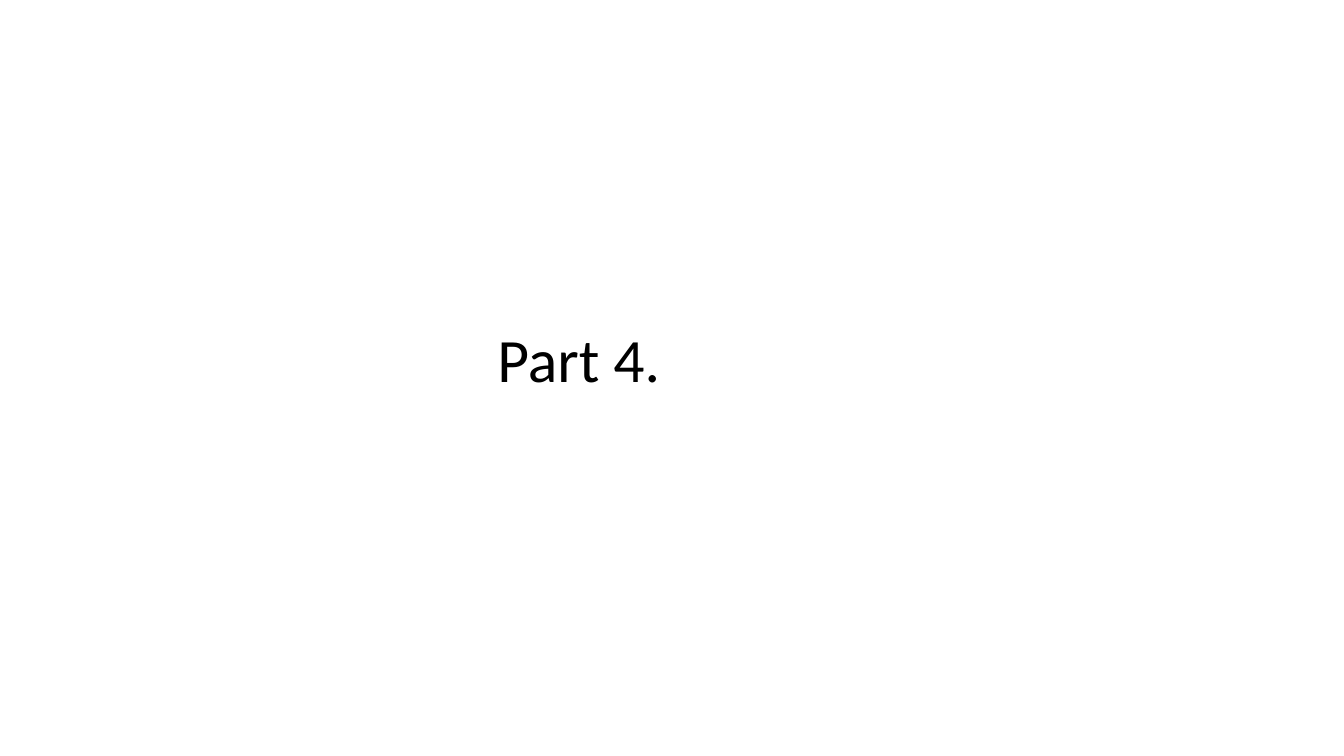
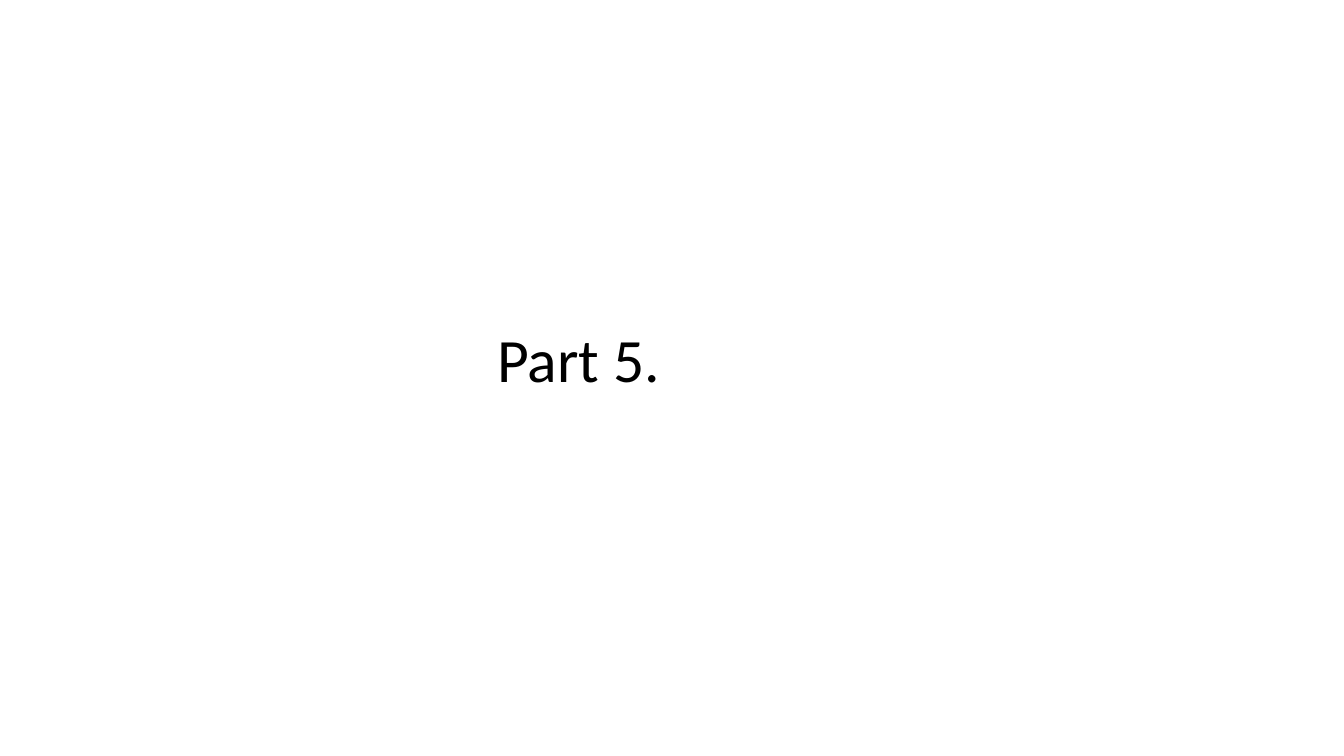
Before and after one commit to baumlab/gya-research, a slide deck: slide 1 of figures/Figures.pptx (slide 7 before the commit). Drawn at 1344x756 pixels with LibreOffice and Linux fonts; fonts in the diff are those of the drawing. Boxes give left, top, right and bottom in pixels: in the first picture for what was removed or moved away, otherwise in the second. Text is boxed around its words. In the diff, an @@ line names an element or a change of style, - is before the commit and + after.

```diff
--- a/figures/Figures.pptx
+++ b/figures/Figures.pptx
@@ title at box(497, 342, 660, 383): text changed @@
-Part 4.
+Part 5.
```
Also in this commit, not shown: 13 slides added, 4 slides removed, 19 other files.
